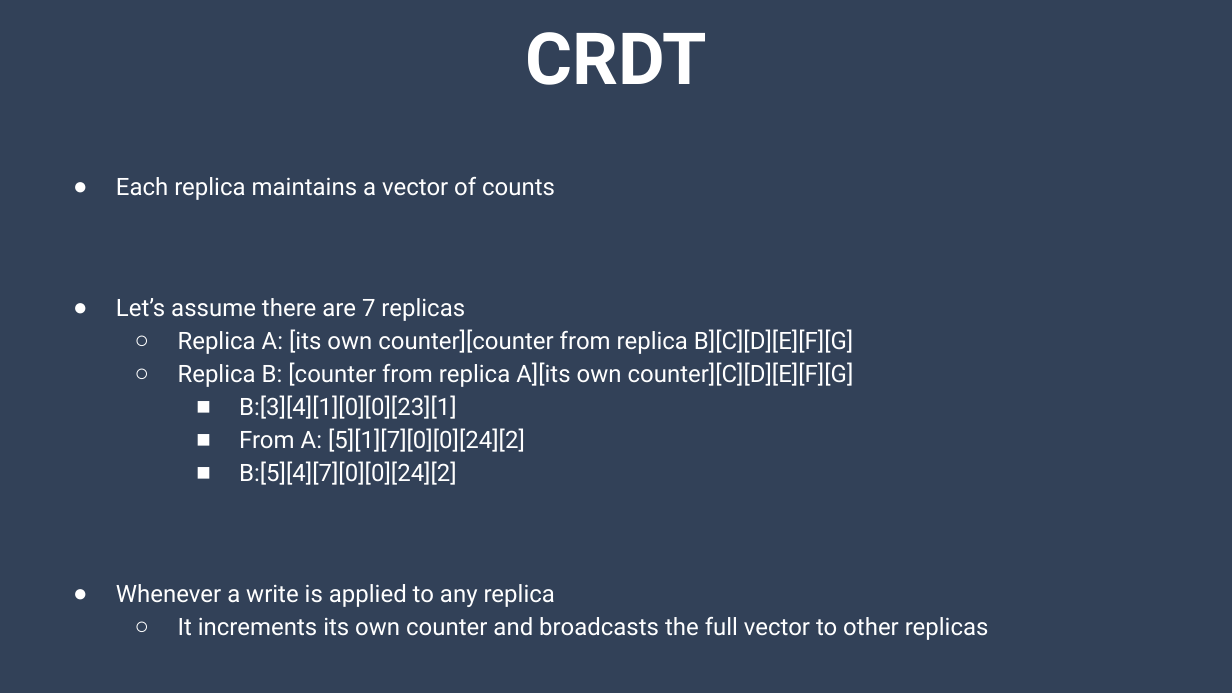
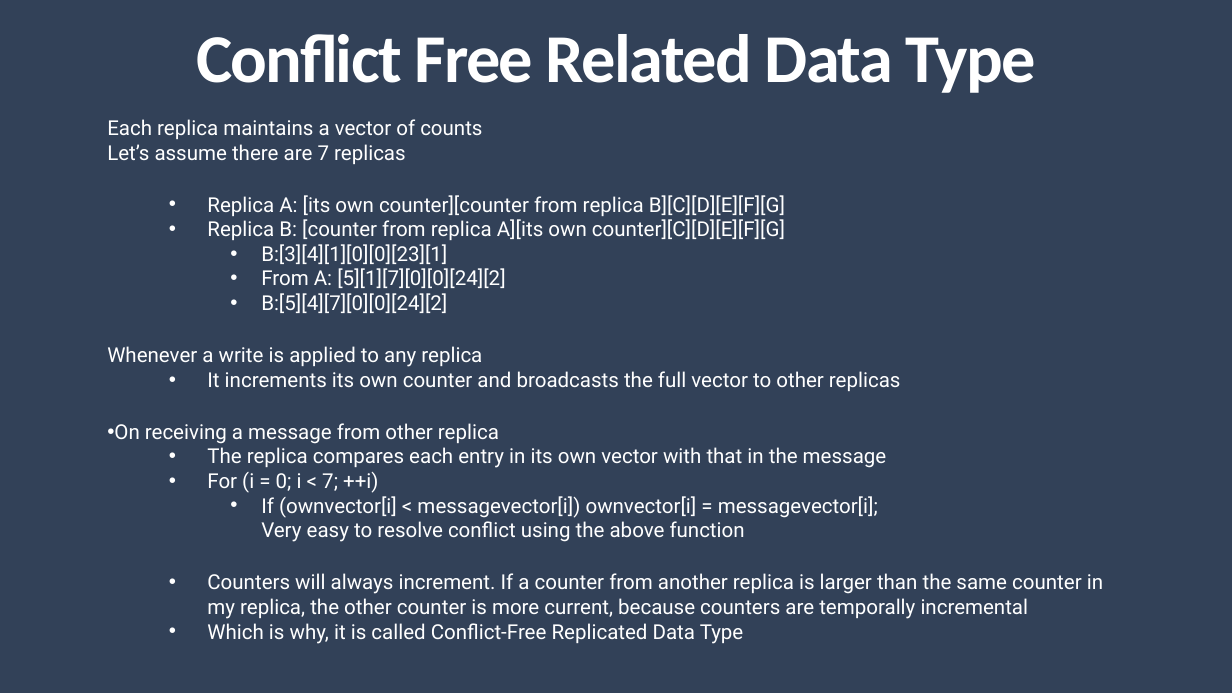
Before and after one commit to rvats/ikmaster, a slide deck: slide 6 of __Notes/DistributedCounter.pptx (slide 10 before the commit). Drawn at 1232x693 pixels with LibreOffice and Linux fonts; fonts in the diff are those of the drawing; background and template pictures are left out. Boxes give left, top, right and bottom in pixels: in the first picture for what was removed or moved away, otherwise in the second. Text is boxed around its words. In the diff, an @@ line names an element or a change of style, - is before the commit and + after.

Commit message:
Updating Distributed Counter Solution

```diff
--- a/__Notes/DistributedCounter.pptx
+++ b/__Notes/DistributedCounter.pptx
@@ title added at [196,34,1036,93], 40 pt, text #FFFFFF, bold @@
+Conflict Free Related Data Type
@@ title removed at [525,32,706,85] @@
-CRDT
@@ text "Each replica maintains a vector ...": place and size @@
-text "Each replica maintains a vector ..." at [116,177,989,640]
+text "Each replica maintains a vector ..." at [107,119,1103,644]
@@ text at [107,119,482,164]: text changed; size 14 to 12 pt @@
-● Each replica maintains a vector of counts
-● Let’s assume there are 7 replicas
+Each replica maintains a vector of counts
+Let’s assume there are 7 replicas
@@ text at [107,195,901,391]: size 14 to 12 pt in "Replica A: [its own counter][counter from replica ...", "Replica B: [counter from replica A][its own ...", "B:[3][4][1][0][0][23][1]", "From A: [5][1][7][0][0][24][2]" and 3 more places; bullet ○ to •; line spacing 1.15 to 1; bullet ■ to •; more space between paragraphs; bullet ● to none; less space between paragraphs @@
@@ text at [114,423,1103,644]: paragraphs added @@
+• On receiving a message from other replica
+  • The replica compares each entry in its own vector with that in the message
+  • For (i = 0; i < 7; ++i)
+    • If (ownvector[i] < messagevector[i]) ownvector[i] = messagevector[i];
+      Very easy to resolve conflict using the above function
+  • Counters will always increment. If a counter from another replica is larger than the same counter in my replica, the other counter is more current, because counters are temporally incremental
+  • Which is why, it is called Conflict-Free Replicated Data Type
```
Also in this commit, not shown: 4 other slides changed, 3 slides added, 11 slides removed, 5 other files.
